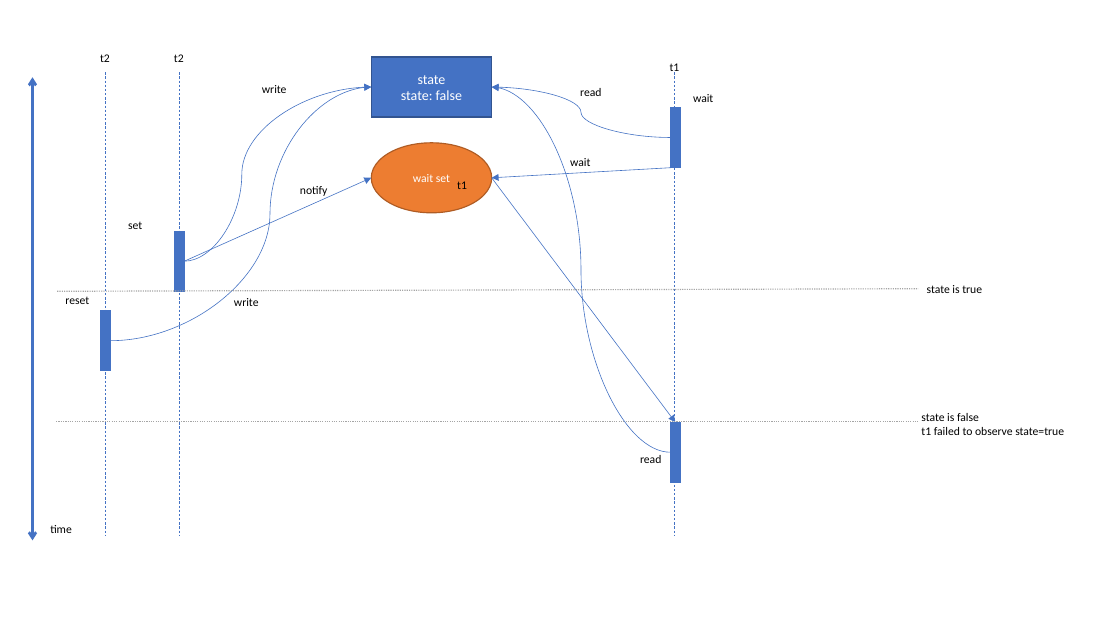
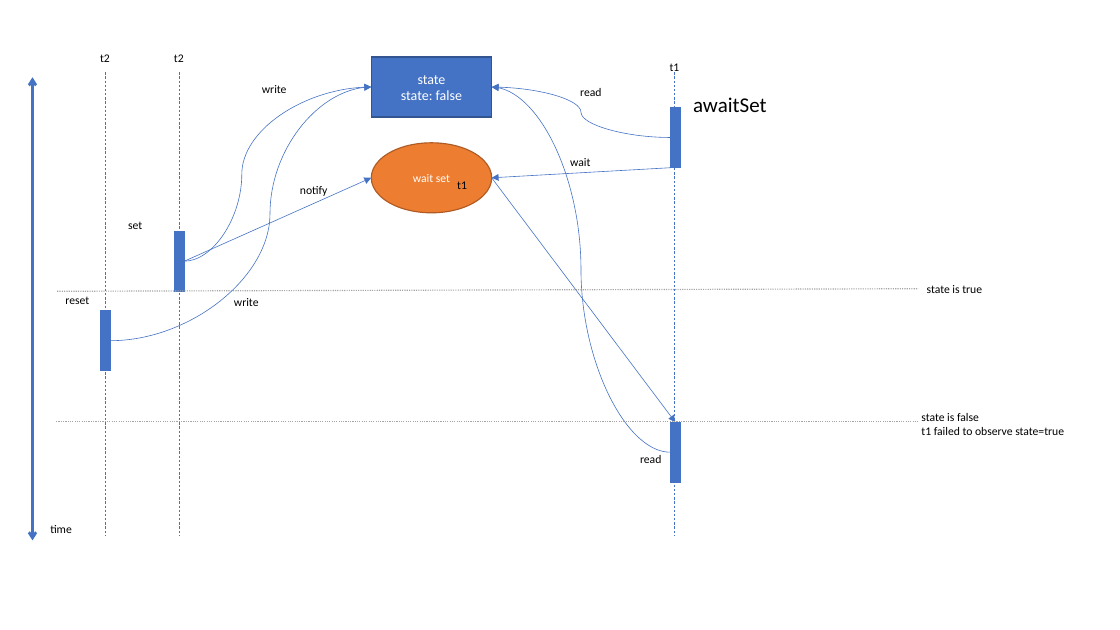
Before and after one commit to isel-leic-pc/s2021v-li51n, a slide deck: slide 48 of docs/threads.pptx. Drawn at 1120x630 pixels with LibreOffice and Linux fonts; fonts in the diff are those of the drawing. Boxes give left, top, right and bottom in pixels: in the first picture for what was removed or moved away, otherwise in the second. Text is boxed around its words. In the diff, an @@ line names an element or a change of style, - is before the commit and + after.

```diff
--- a/docs/threads.pptx
+++ b/docs/threads.pptx
@@ text at <box>693,97,767,112</box>: text changed; size 10 to 18 pt @@
-wait
+awaitSet
```
Also in this commit, not shown: 4 slides added, 4 other files.
